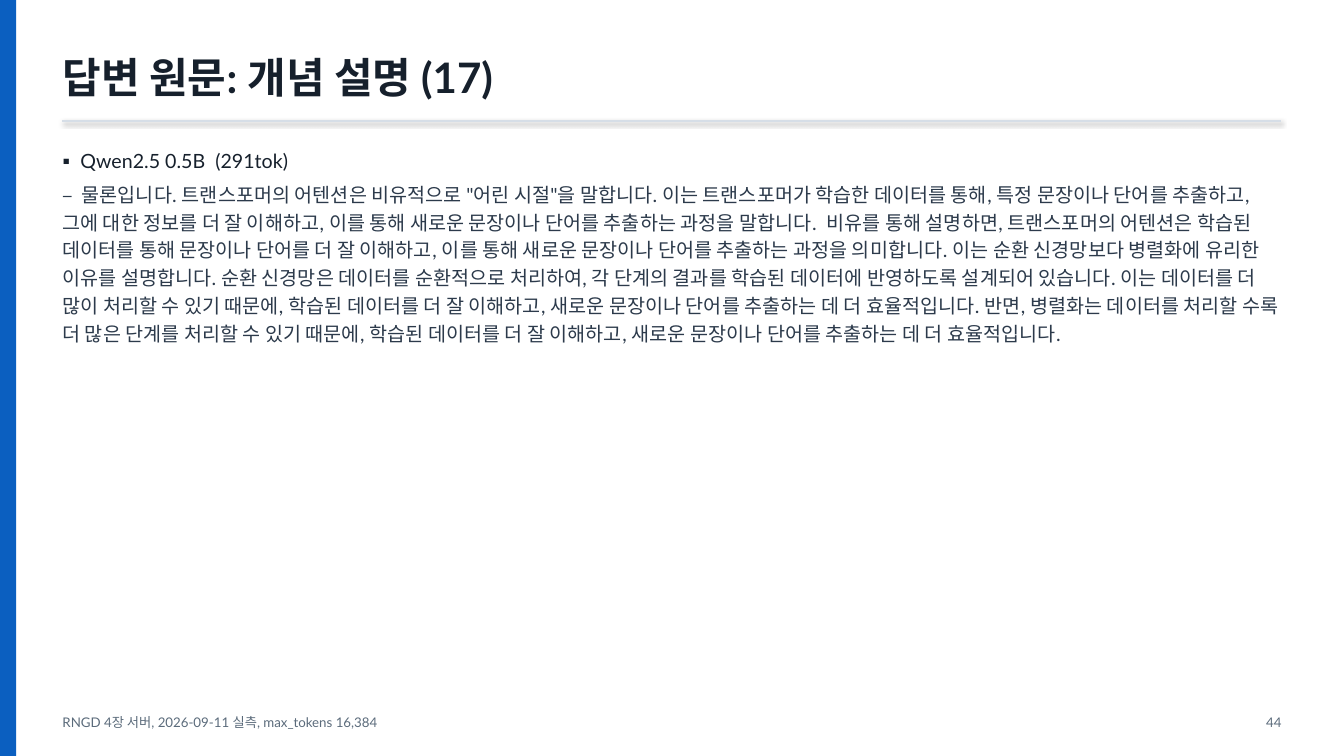
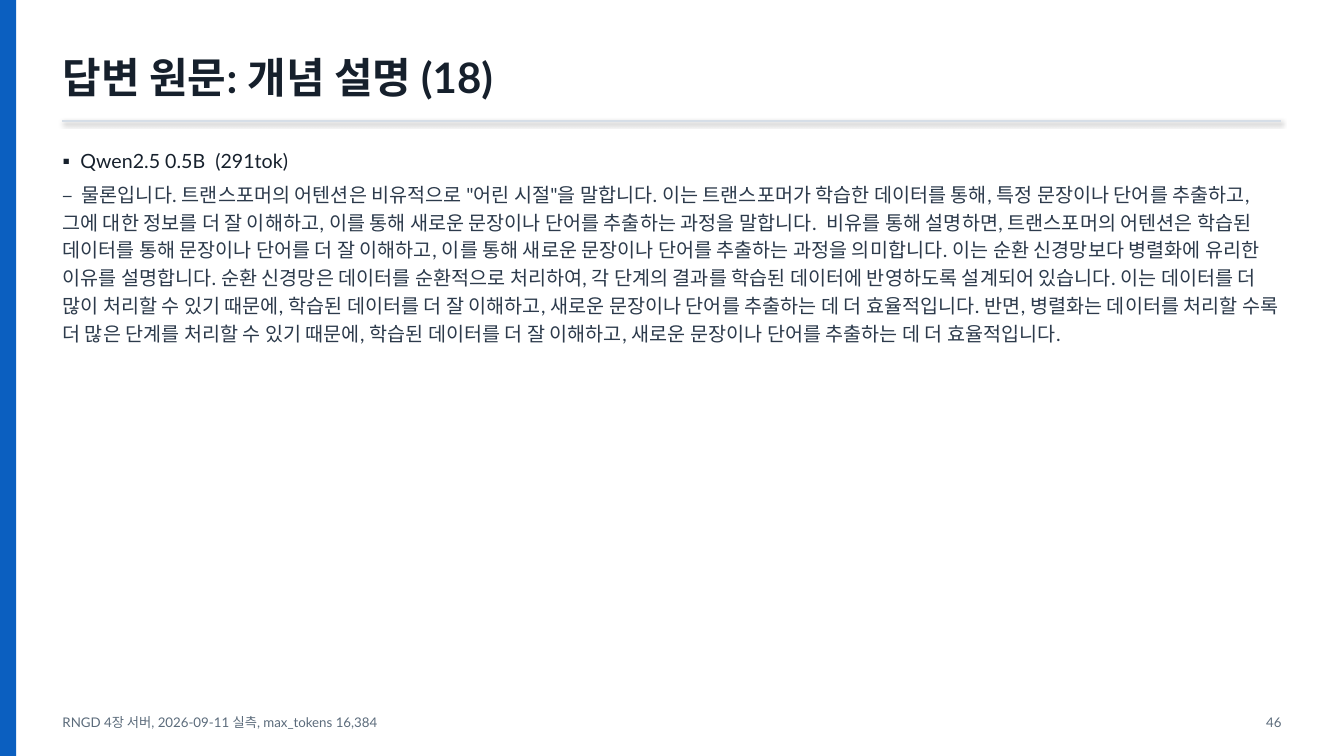
Before and after one commit to SOTA-PNU/RNGD-proj, a slide deck: slide 48 of Model_Benchmark/rngd-npu/bench_prebuilt_vs_custom/모델별-성능정리-2026-09-11.pptx (slide 46 before the commit). Drawn at 1344x756 pixels with LibreOffice and Linux fonts; fonts in the diff are those of the drawing. Boxes give left, top, right and bottom in pixels: in the first picture for what was removed or moved away, otherwise in the second. Text is boxed around its words. In the diff, an @@ line names an element or a change of style, - is before the commit and + after.

```diff
--- a/Model_Benchmark/rngd-npu/bench_prebuilt_vs_custom/모델별-성능정리-2026-09-11.pptx
+++ b/Model_Benchmark/rngd-npu/bench_prebuilt_vs_custom/모델별-성능정리-2026-09-11.pptx
@@ text at box(62, 57, 493, 100): text changed @@
-답변 원문: 개념 설명 (17)
+답변 원문: 개념 설명 (18)
@@ text at box(1266, 717, 1281, 727): text changed @@
-44
+46
```
Also in this commit, not shown: 36 other slides changed, 2 slides added, 19 other files.
